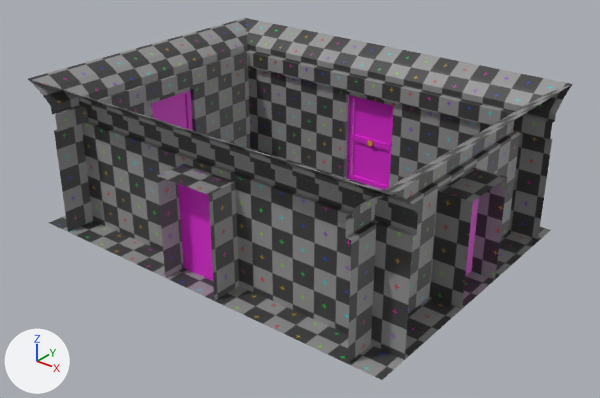
Before and after pictures for a commit that changed the Blender file Assets/Rooms/RoomBase.blend.
One viewpoint serves both versions: a 50 mm camera at (9.21, -11.44, 7.71) aimed at (0.25, -0.24, 0.77). Lighting does not change. The marker at lower left points along +X, +Y and +Z.

Names of what the first picture shows: 'DoorE', 'DoorN', 'DoorS', 'DoorW', 'Room'.
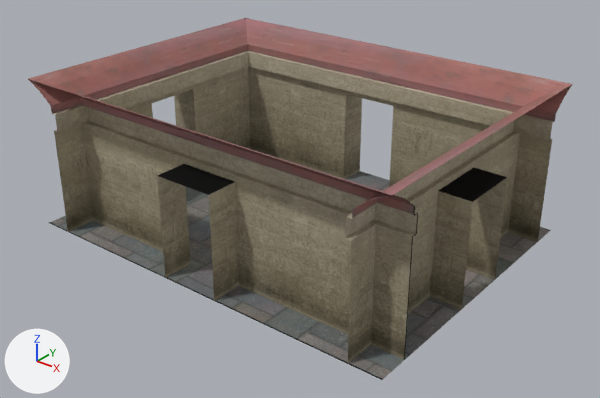
Boxes (x1, y1, x2, y2) around the edits, measured in the pictures (600 x 398 px):
'Room', surface changed (grey to yellow): (28, 18, 573, 380) in both
'DoorN', hidden (pink): before (347, 95, 393, 190)
'DoorS', hidden (pink): before (178, 168, 229, 281)
'DoorW', hidden: before (152, 90, 193, 131)
'DoorE', hidden: before (444, 170, 481, 276)

Patch to the scene script:
```diff
--- a/Assets/Rooms/RoomBase.blend.py
+++ b/Assets/Rooms/RoomBase.blend.py
@@ img_roomdiffuse_png @@
+img_roomdiffuse_png = load_image('RoomDiffuse.png', '../Blender/RoomDiffuse.png', 1024, 1024, 'sRGB')
@@ mat_room @@
 mat_room = principled_material('Room')
-mat_room.texture = img_uvgrid
+mat_room.texture = img_roomdiffuse_png
+mat_room.roughness = 0.85
+mat_room.specular_ior_level = 0.141
@@ me_plane_005 @@
 me_plane_005.from_pydata(...)  # 205 vertices, 140 faces; spans x -4.0..4.0, y -3.0..3.0, z -0.01..3.0
 # used by ob_room; location = (0.0, 0.0, 0.0)
+# me_plane_005 part 1: texture (UV) coordinates of 130 of 140 faces, centred in x -3.84..3.84, y -2.84..2.84, z 0.0..2.92, changed; they spanned u 0.0..0.94, v 0.0..1.0 and now span u 0.01..0.97, v 0.01..0.99
 me_plane_005.materials.append(mat_room)
@@ ob_doorn @@
 ob_doorn.location = (0.0, 0.0, 0.0)
+ob_doorn.hide_set(True)
@@ ob_doorw @@
 ob_doorw.location = (0.0, 0.0, 0.0)
+ob_doorw.hide_set(True)
@@ ob_doors @@
 ob_doors.location = (0.0, 0.0, 0.0)
+ob_doors.hide_set(True)
@@ ob_doore @@
 ob_doore.location = (0.0, 0.0, 0.0)
+ob_doore.hide_set(True)
```
